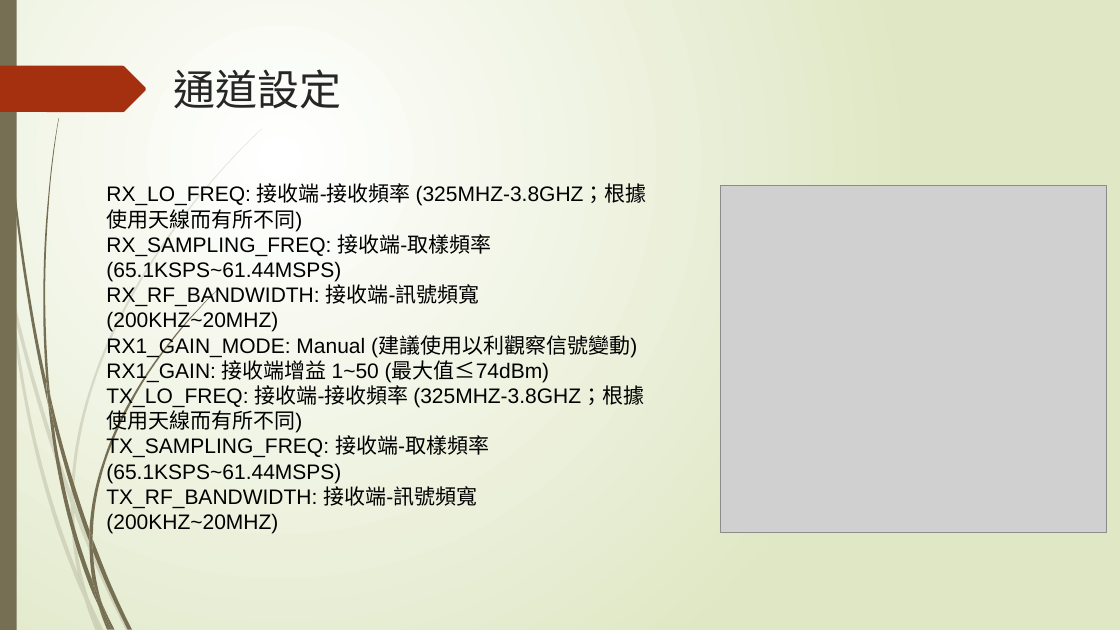
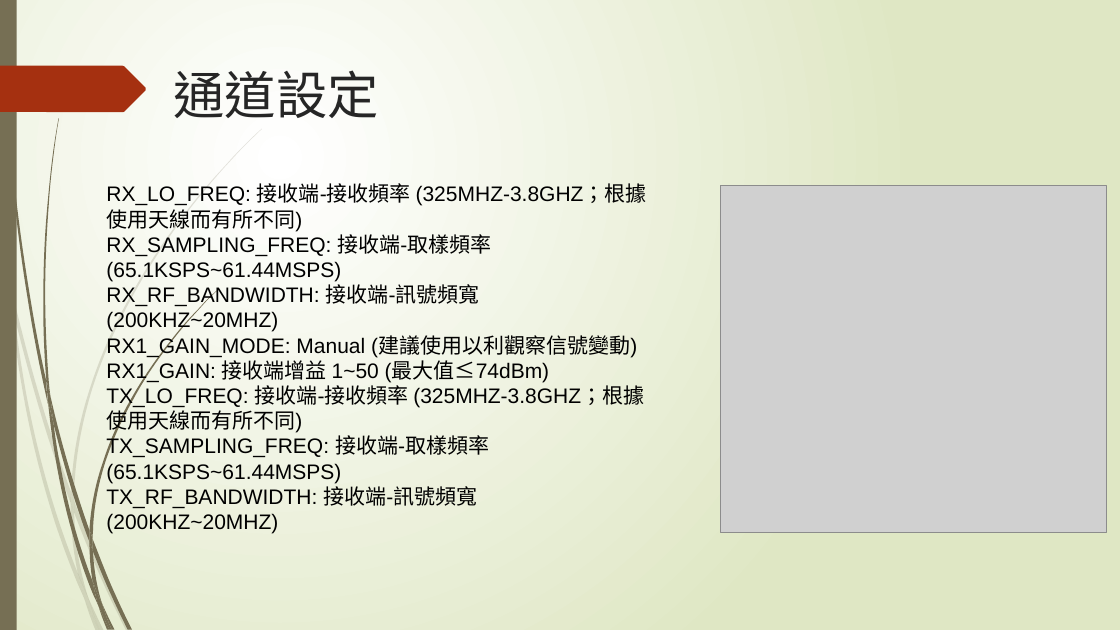
Before and after one commit to NIUWCSP/OTSM, a slide deck: slide 5 of report/以SDR實現OTSM通訊技術.pptx (slide 4 before the commit). Drawn at 1120x630 pixels with LibreOffice and Linux fonts; fonts in the diff are those of the drawing; grey boxes stand for pictures. Boxes give left, top, right and bottom in pixels: in the first picture for what was removed or moved away, otherwise in the second. Text is boxed around its words. In the diff, an @@ line names an element or a change of style, - is before the commit and + after.

```diff
--- a/report/以SDR實現OTSM通訊技術.pptx
+++ b/report/以SDR實現OTSM通訊技術.pptx
@@ title "通道設定" at <box>174,70,379,118</box>: size 36 to 44 pt, font League Spartan to Noto Sans CJK JP @@
```
Also in this commit, not shown: 11 other slides changed, 1 slide added, 1 slide removed.
